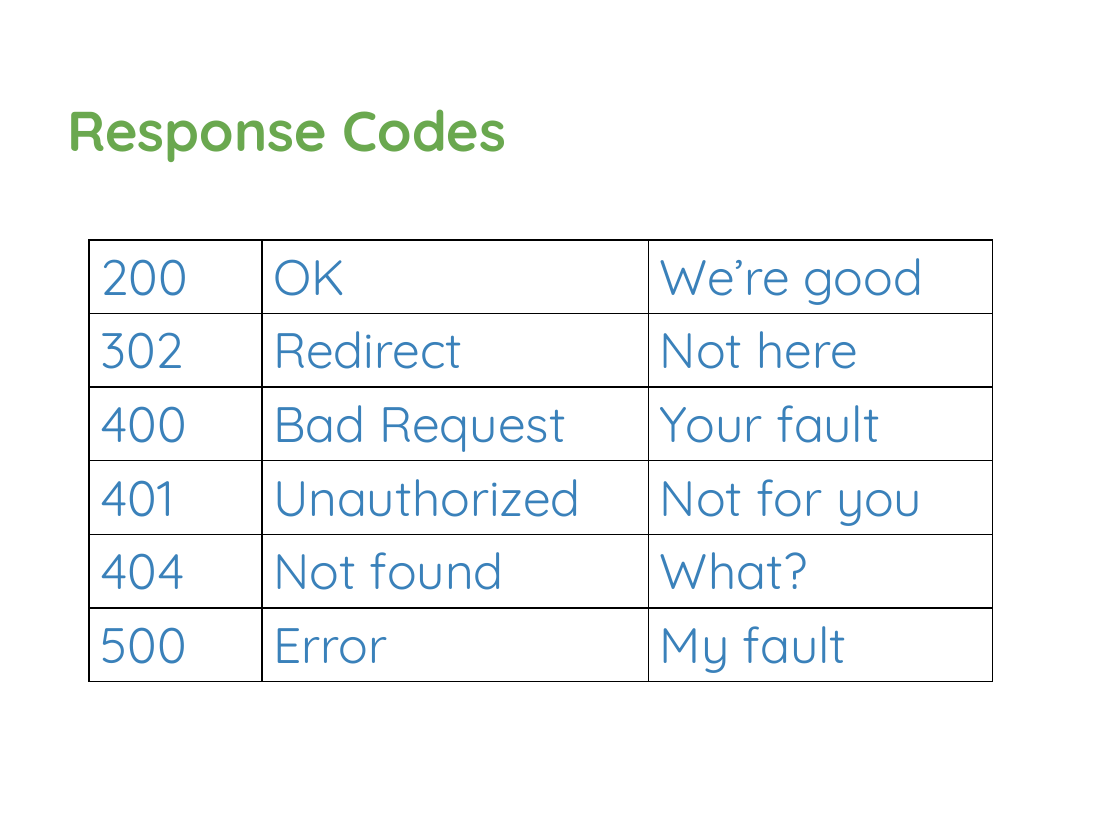
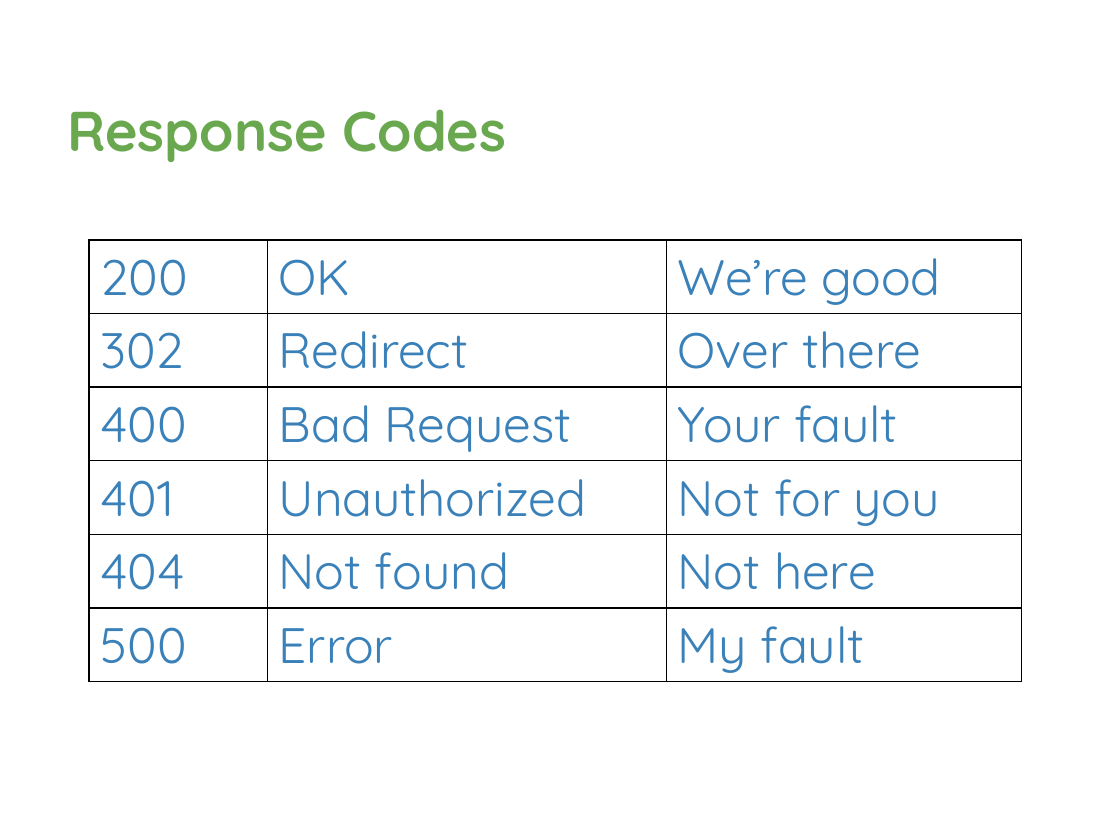
Before and after one commit to davetrux/gdgmidevfest-2017, a slide deck: slide 15 of MobileAuthWebWorld.pptx. Drawn at 1120x840 pixels with LibreOffice and Linux fonts; fonts in the diff are those of the drawing; background and template pictures are left out. Boxes give left, top, right and bottom in pixels: in the first picture for what was removed or moved away, otherwise in the second. Text is boxed around its words. In the diff, an @@ line names an element or a change of style, - is before the commit and + after.

```diff
--- a/MobileAuthWebWorld.pptx
+++ b/MobileAuthWebWorld.pptx
@@ table at <box>88,240,1020,677</box> @@
-row 2, column 3: Not here
+row 2, column 3: Over there
-row 5, column 3: What?
+row 5, column 3: Not here
@@ table: place and size @@
-table at <box>88,240,991,677</box>
+table at <box>88,240,1020,677</box>
```
Also in this commit, not shown: 11 other slides changed, 3 slides added, 1 slide removed.
